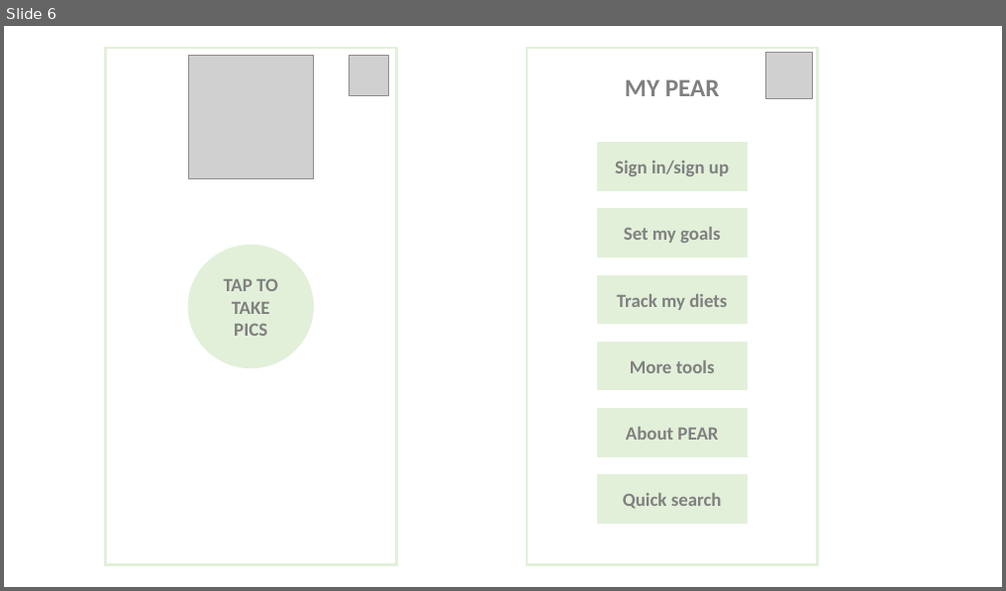
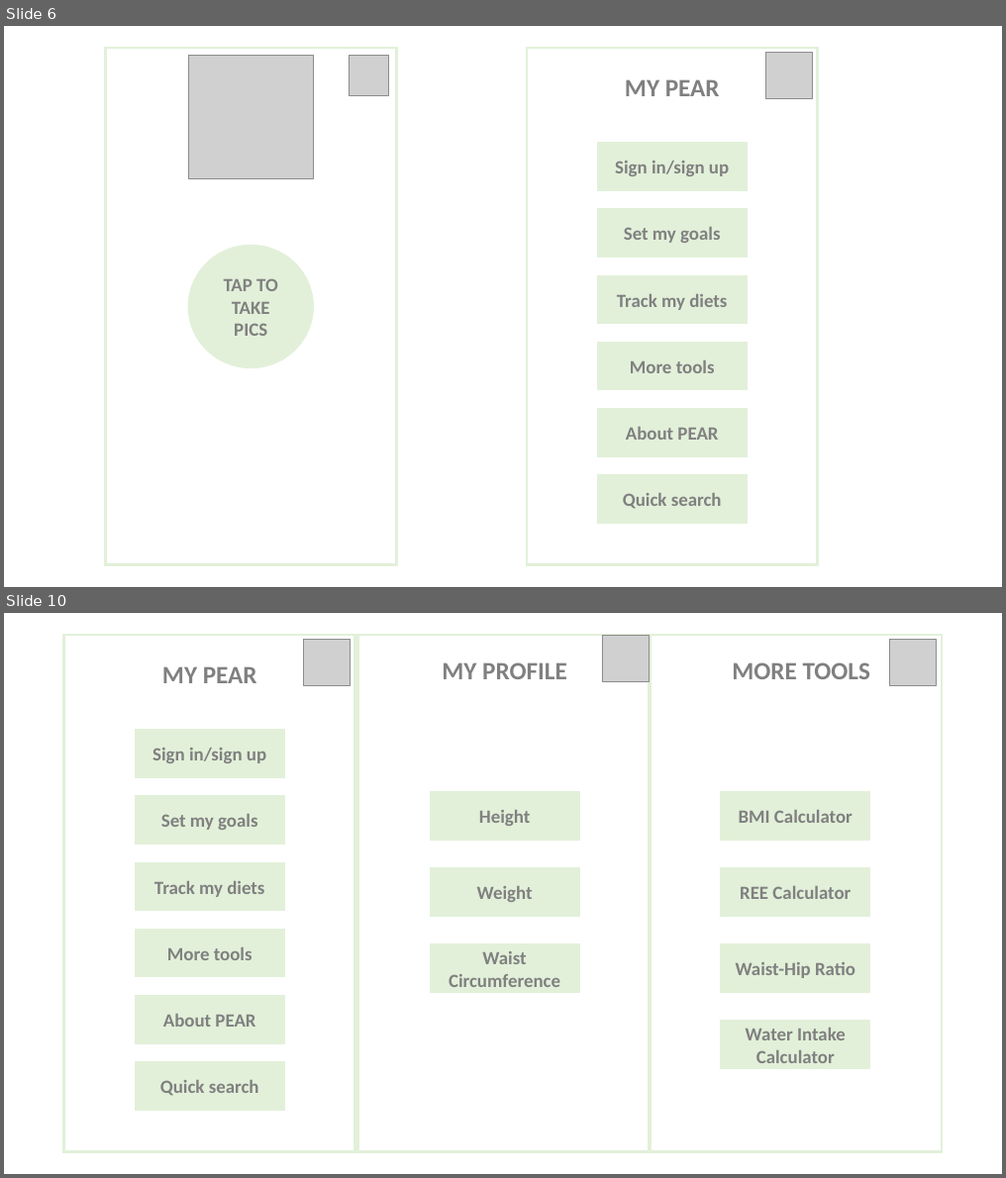
Before and after one commit to Michael-H777/PEAR, a slide deck: avocado.pptx. Shown one above the other, each under a label of ours: slide 6 before the commit, slides 6 and 10 after it; the slides between them are not shown. The pictures are 1006x591 and 1006x1178 pixels, drawn with LibreOffice and Linux fonts; fonts in the diff are those of the drawing; grey boxes stand for pictures. Boxes give left, top, right and bottom in pixels: in the first picture for what was removed or moved away, otherwise in the second. Text is boxed around its words. In the diff, an @@ line names an element or a change of style, - is before the commit and + after.

```diff
--- a/avocado.pptx
+++ b/avocado.pptx
@@ slide 10 added at bbox=[4, 613, 1002, 1174], background #FFFFFF @@
@@ group added at bbox=[63, 635, 943, 1152]: 16 rectangles, 3 texts, 3 pictures @@
+Sign in/sign up
+Track my diets
+About PEAR
+MY PEAR
+More tools
+Set my goals
+Quick search
+vs
+MY PROFILE
+Height
+Weight
+Waist Circumference
+MORE TOOLS
+BMI Calculator
+REE Calculator
+Waist-Hip Ratio
+Water Intake Calculator
```
Also in this commit, not shown: 2 other slides added.
